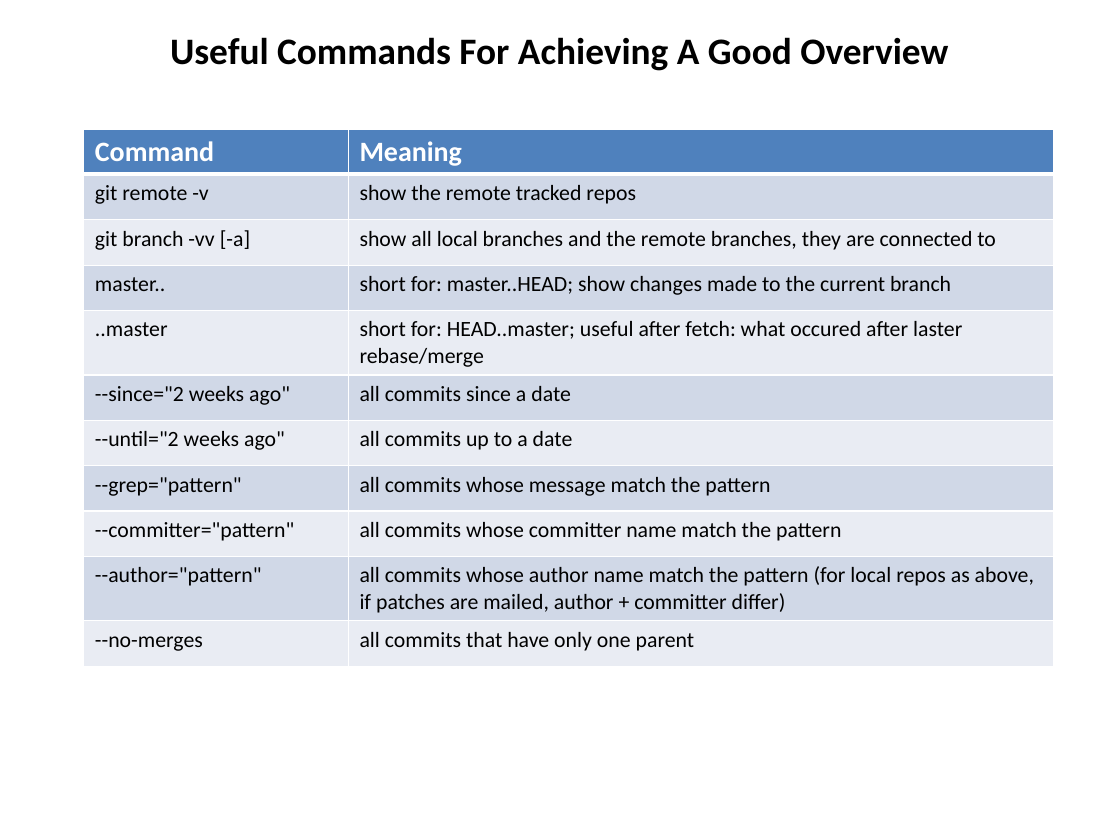
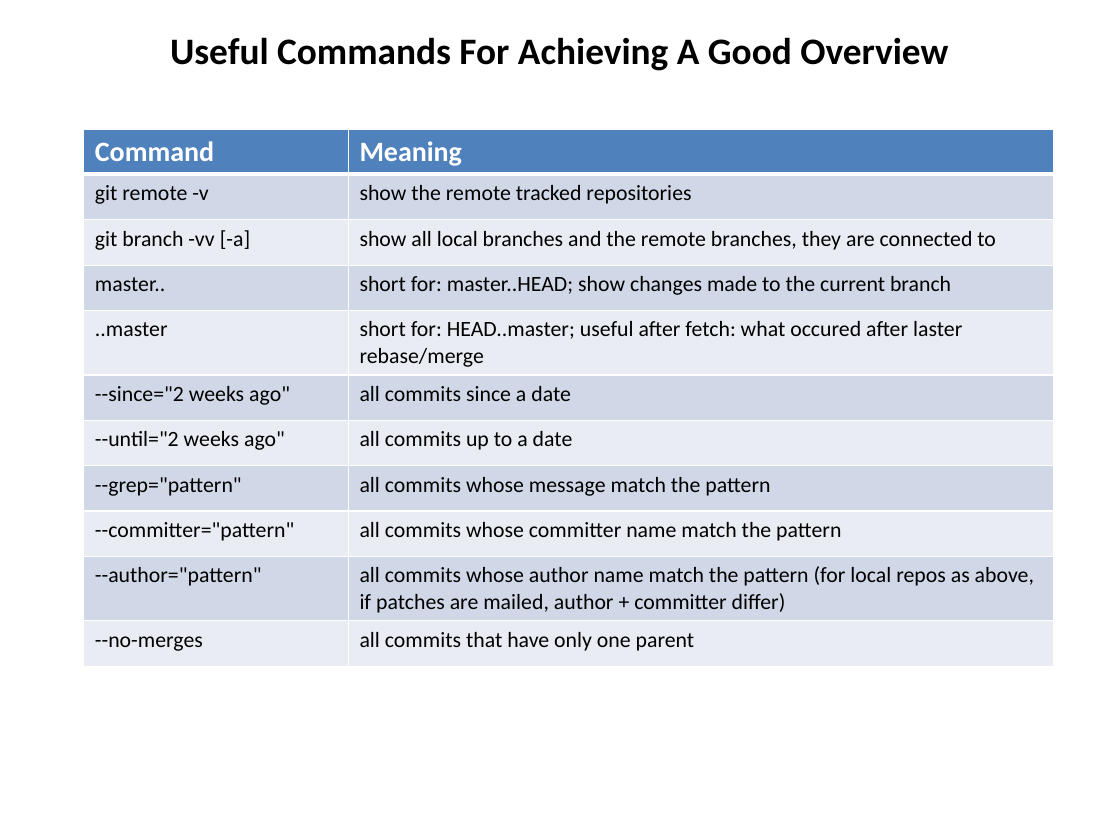
Before and after one commit to hanbei/git_tutorial, a slide deck: slide 21 of architektur.pptx. Drawn at 1120x840 pixels with LibreOffice and Linux fonts; fonts in the diff are those of the drawing. Boxes give left, top, right and bottom in pixels: in the first picture for what was removed or moved away, otherwise in the second. Text is boxed around its words. In the diff, an @@ line names an element or a change of style, - is before the commit and + after.

Commit message:
1 Tippfehler

```diff
--- a/architektur.pptx
+++ b/architektur.pptx
@@ table at (84,129,1054,664) @@
-row 2, column 2: show the remote tracked repos
+row 2, column 2: show the remote tracked repositories
```
